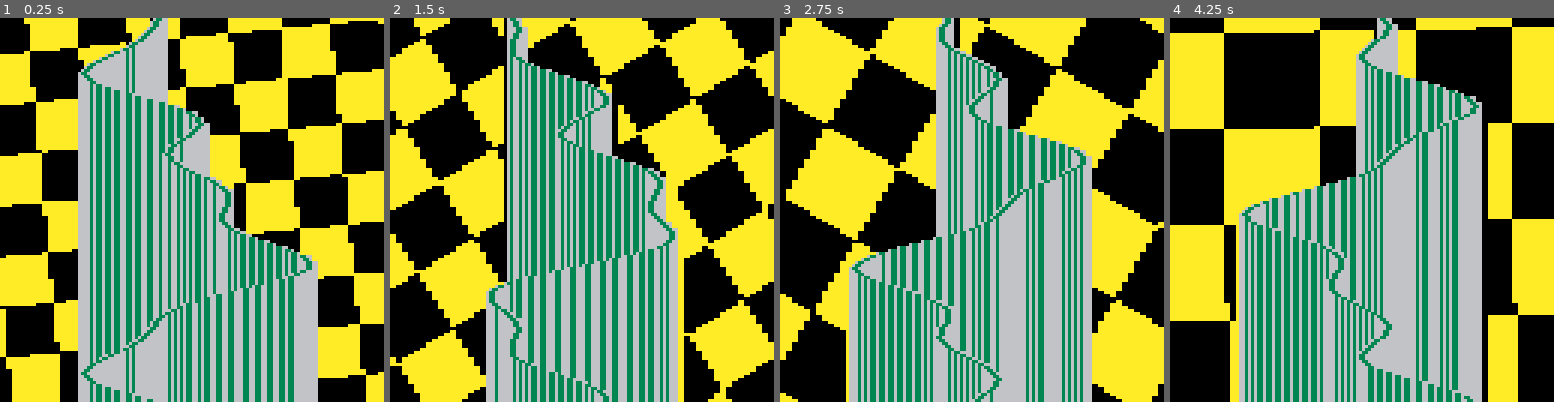
Above: before the commit, frames 1-4 (left to right).
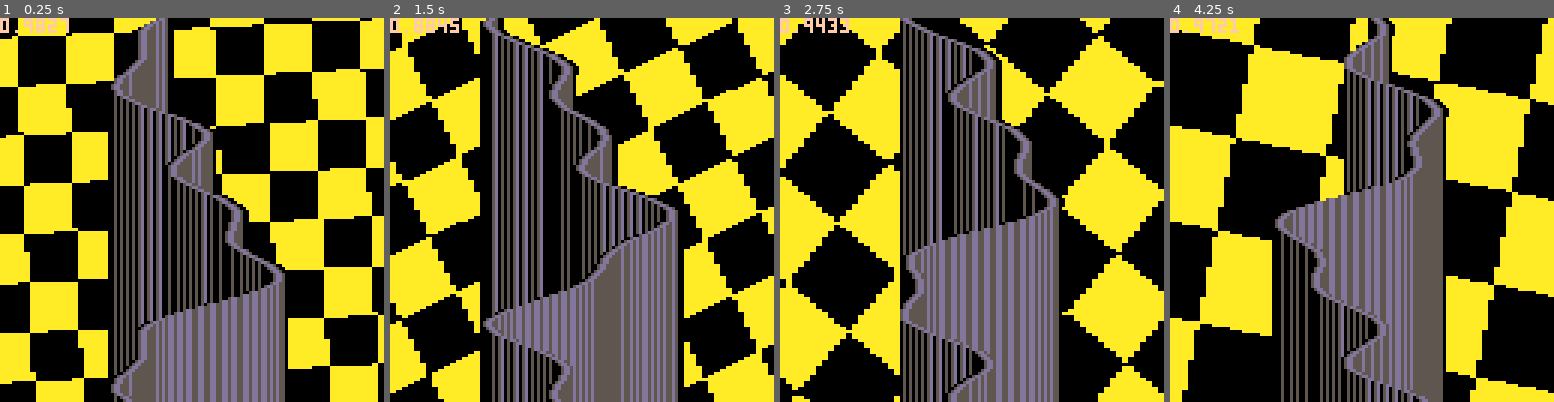
Above: after the commit, the same moments.

Repository: Megus/pico-8-experiments
Game: PICO-8 cartridge raster_rotozoomer.p8
The game is run twice, just before and just after one commit, with the same random seed, the same clock (stepped at 60 frames per second) and the same inputs.
Inputs:
- Up to frame 1 (0.25 s): no input
- Up to frame 2 (1.5 s): no input
- Up to frame 3 (2.75 s): no input
- Up to frame 4 (4.25 s): no input

The runs differ from the first frame. In frame 1, 71% of the frame differs, in the area x 0-100%, y 0-100%; in frame 2, 77%; in frame 3, 78%; in frame 4, 77%.

Commit message:
Renamed Kefrens Bars to the more correct Vertical Raster Bars, slightly improved code and added more comments for the blog post.

Diff:
--- a/kefrens_bars.p8
+++ b/raster_rotozoomer.p8
@@ -1,96 +1,141 @@
 pico-8 cartridge // http://www.pico-8.com
 version 16
 __lua__
+-- PICO-8 init function, we create a coroutine here
 function _init()
-	--music(0)
-	poke(0x5f34, 1)
-
-	-- create fx coroutines
-	ckefrens = cocreate(kefrens)
-
-	frameflag = false
+  cfx = cocreate(fx)
 end
 
+-- We want our effect to run in 60 FPS,
+-- so we use _update60() instead of _update()
 function _update60()
-	frameflag = not frameflag
 end
 
+-- PICO-8 frame draw function
 function _draw()
-	memset(0x6000, 0, 0x2000)
-
-	coresume(ckefrens)
-
-	-- print cpu load
-	--cursor(0, 0)
-	--color(15)
-	--print(stat(1))
+  memset(0x6000, 0, 0x2000)
+  coresume(cfx)
+  -- Uncomment the following lines to see CPU load
+  cursor(0, 0)
+  color(15)
+  print(stat(1))
 end
 
--- fx3: Kefrens bars
-function kefrens()
-	local ph1, ph2, ph3 = 0, 0, 0
-	local zph, zzoom, zpx, zpy = 0, 1, 0, 0
-	local pht1, pht2, pht3, x, xr, lx, hx, ztx, zty, zdx, zdy, zsx, zsy
+-- Raster bars + roto-zoomer
+function fx()
+  -- Raster bars variables
+  local ph1, ph2, ph3 = 0, 0, 0
+  local pht1, pht2, pht3, x
+  -- Roto-zoomer variables
+  local zph, zzoom, zpx, zpy = 0, 1, 0, 0
+  local xr, lx, hx, ztx, zty, zdx, zdy, zsx, zsy
 
-	while true do
-		memset(0x4300, 0, 0x40)
+  while true do
+    -- Clear the line buffer
+    memset(0x7fc0, 0, 0x40)
+    -- Raster bars temporary variables
+    pht1, pht2, pht3 = ph1, ph2, ph3
+    -- Roto-zoomer temporary variables
+    lx = 64
+    hx = 0
+    zdx = cos(zph) * (1 + sin(zzoom) * 0.5)
+    zdy = sin(zph) * (1 + sin(zzoom) * 0.5)
+    zsx = sin(zpx) * 20
+    zsy = sin(zpy) * 20
 
-		pht1, pht2, pht3 = ph1, ph2, ph3
-		lx = 64
-		hx = 0
-		zdx = cos(zph) * (1 + sin(zzoom) * 0.5)
-		zdy = sin(zph) * (1 + sin(zzoom) * 0.5)
-		zsx = sin(zpx) * 20
-		zsy = sin(zpy) * 20
-		for i = 0, 127 do
-			-- Kefrens bars
-			x = flr(63 + sin(pht1) * 24 + sin(pht2) * 12 + sin(pht3) * 8)
-			xr = flr(x / 2)
-			if (xr < lx) lx = xr
-			if (xr + 2 > hx) hx = xr + 2
+    for i = 0, 127 do
+      -- Vertical raster bars
+      x = flr(63 + sin(pht1) * 19 + sin(pht2) * 9 + sin(pht3) * 7)
+      pset(x - 1, 127, 0)
+      pset(x, 127, 5)
+      pset(x + 1, 127, 13)
+      pset(x + 2, 127, 13)
+      pset(x + 3, 127, 5)
+      pht1 += 0.01
+      pht2 += 0.02
+      pht3 += 0.04
 
-			if x % 2 == 0 then
-				poke(0x4300 + xr, 0x36)
-				poke(0x4301 + xr, 0x63)
-			else
-				poke(0x4300 + xr, band(peek(0x4300 + xr), 0xf) + 0x60)
-				poke(0x4301 + xr, 0x33)
-				poke(0x4302 + xr, band(peek(0x4300 + xr), 0xf0) + 0x06)
-			end
+      -- Roto-zoomer
+      xr = flr(x / 2)
+      if (xr < lx) lx = xr
+      if (xr + 2 > hx) hx = xr + 2
+      ztx = zsx + i / 2 * zdy
+      zty = zsy + i / 2 * zdx
+      -- Left part
+      for c = 0, lx - 1 do
+        poke(0x7fc0 + c, (band(bxor(zty, ztx), 8) == 8) and 0xaa or 0)
+        ztx += zdx
+        zty -= zdy
+      end
 
-			-- Roto-zoomer
-			ztx = zsx + i / 2 * zdy
-			zty = zsy + i / 2 * zdx
-			for c = 0, lx - 1 do
-				poke(0x4300 + c, (band(bxor(zty, ztx), 8) == 8) and 0xaa or 0)
-				ztx += zdx
-				zty -= zdy
-			end
+      ztx += zdx * (hx - lx + 1)
+      zty -= zdy * (hx - lx + 1)
 
-			ztx += zdx * (hx - lx + 1)
-			zty -= zdy * (hx - lx + 1)
+      -- Right part
+      for c = hx + 1, 63 do
+        poke(0x7fc0 + c, (band(bxor(zty, ztx), 8) == 8) and 0xaa or 0)
+        ztx += zdx
+        zty -= zdy
+      end
 
-			for c = hx + 1, 63 do
-				poke(0x4300 + c, (band(bxor(zty, ztx), 8) == 8) and 0xaa or 0)
-				ztx += zdx
-				zty -= zdy
-			end
+      -- Clean some artifacts
+      if pget(x + 4, 127) == 10 then pset(x + 4, 127, 0) end
+      if pget(x + 5, 127) == 10 then pset(x + 5, 127, 0) end
 
-			memcpy(0x6000 + i * 64, 0x4300, 0x40)
-			pht1 += 0.01
-			pht2 += 0.02
-			pht3 += 0.04
-		end
+      -- Copy line
+      memcpy(0x6000 + i * 64, 0x7fc0, 0x40)
+    end
 
-		ph1 += 0.002
-		ph2 += 0.004
-		ph3 += 0.03
-		zph += 0.001
-		zpx += 0.002
-		zpy += 0.003
-		zzoom += 0.001
-		yield()
-	end
+    -- Update raster bars variables
+    ph1 += 0.002
+    ph2 += 0.004
+    ph3 += 0.03
+
+    -- Update roto-zoomer variables
+    zph += 0.001
+    zpx += 0.002
+    zpy += 0.003
+    zzoom += 0.001
+
+    yield()
+  end
+end
+
+-- Raster bars only
+function fx_raster()
+  -- Raster bars variables
+  local ph1, ph2, ph3 = 0, 0, 0
+  local pht1, pht2, pht3, x
+
+  while true do
+    -- Clear the line buffer
+    memset(0x7fc0, 0, 0x40)
+    -- Raster bars temporary variables
+    pht1, pht2, pht3 = ph1, ph2, ph3
+
+    for i = 0, 127 do
+      -- Vertical raster bars
+      x = flr(63 + sin(pht1) * 19 + sin(pht2) * 9 + sin(pht3) * 7)
+      pset(x - 1, 127, 0)
+      pset(x, 127, 5)
+      pset(x + 1, 127, 13)
+      pset(x + 2, 127, 13)
+      pset(x + 3, 127, 5)
+      pht1 += 0.01
+      pht2 += 0.02
+      pht3 += 0.04
+
+      -- Copy line
+      memcpy(0x6000 + i * 64, 0x7fc0, 0x40)
+    end
+
+    -- Update raster bars variables
+    ph1 += 0.002
+    ph2 += 0.004
+    ph3 += 0.03
+
+    yield()
+  end
 end
 
 __gfx__
Not shown, changed: the music (__music__) section of glenz.p8
Not shown, changed: the sound effects (__sfx__) section of glenz.p8
Not shown, changed: README.md
